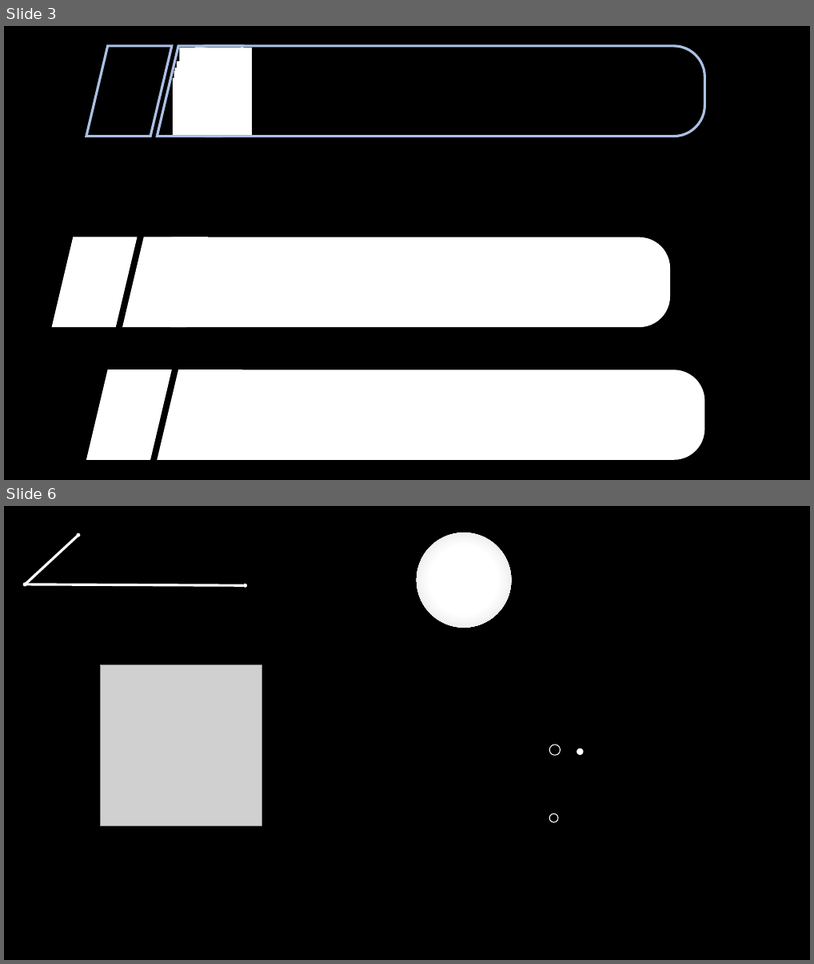
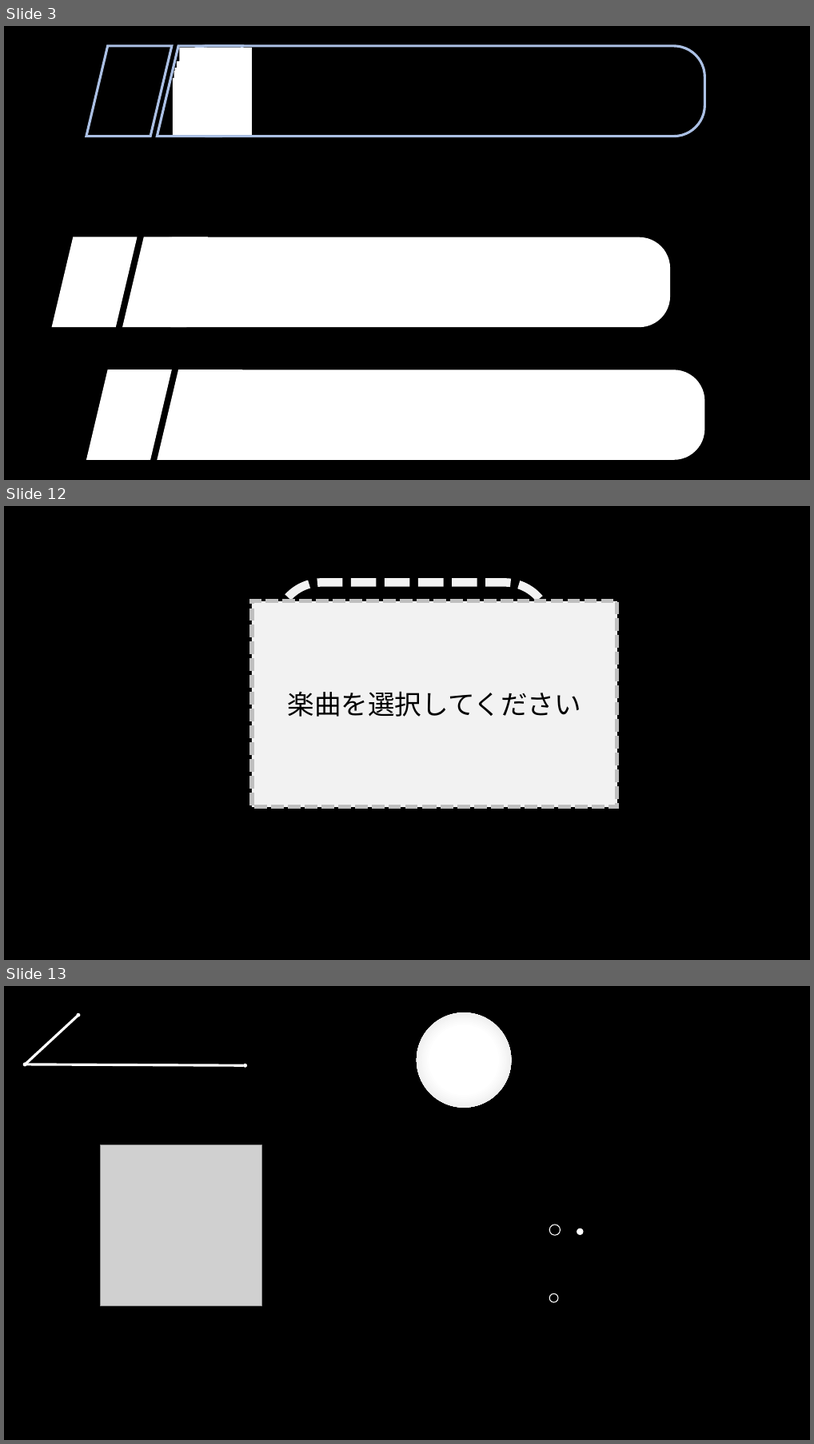
Before and after one commit to YuukiReiya/RhythmGame, a slide deck: resource.pptx. Shown one above the other, each under a label of ours: slides 3 and 6 before the commit, slides 3, 12 and 13 after it; the slides between them are not shown. The pictures are 814x964 and 814x1444 pixels, drawn with LibreOffice and Linux fonts; fonts in the diff are those of the drawing; grey boxes stand for pictures; background and template pictures are left out. Boxes give left, top, right and bottom in pixels: in the first picture for what was removed or moved away, otherwise in the second. Text is boxed around its words. In the diff, an @@ line names an element or a change of style, - is before the commit and + after.

```diff
--- a/resource.pptx
+++ b/resource.pptx
@@ slide 12 added at [4, 506, 810, 960], background #000000 @@
@@ rectangle added at [252, 601, 618, 807], fill #F2F2F2, outline #BFBFBF 5 pt dashed @@
@@ rounded rectangle added at [276, 582, 550, 673], outline #F2F2F2 10 pt dashed @@
@@ text added at [287, 691, 582, 716], 32 pt, text #000000 @@
+楽曲を選択してください
@@ what was slide 6 is now slide 13 @@
```
Also in this commit, not shown: 7 other slides added, 1 slide removed.
